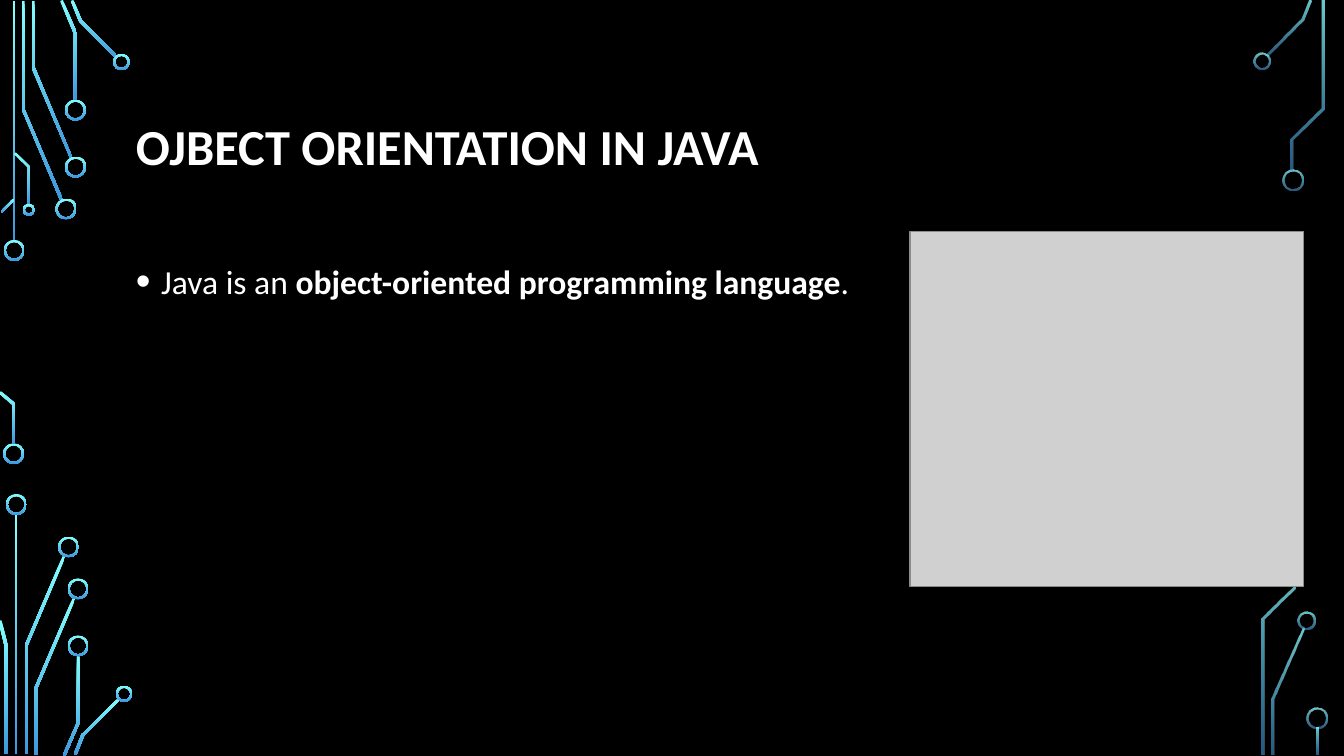
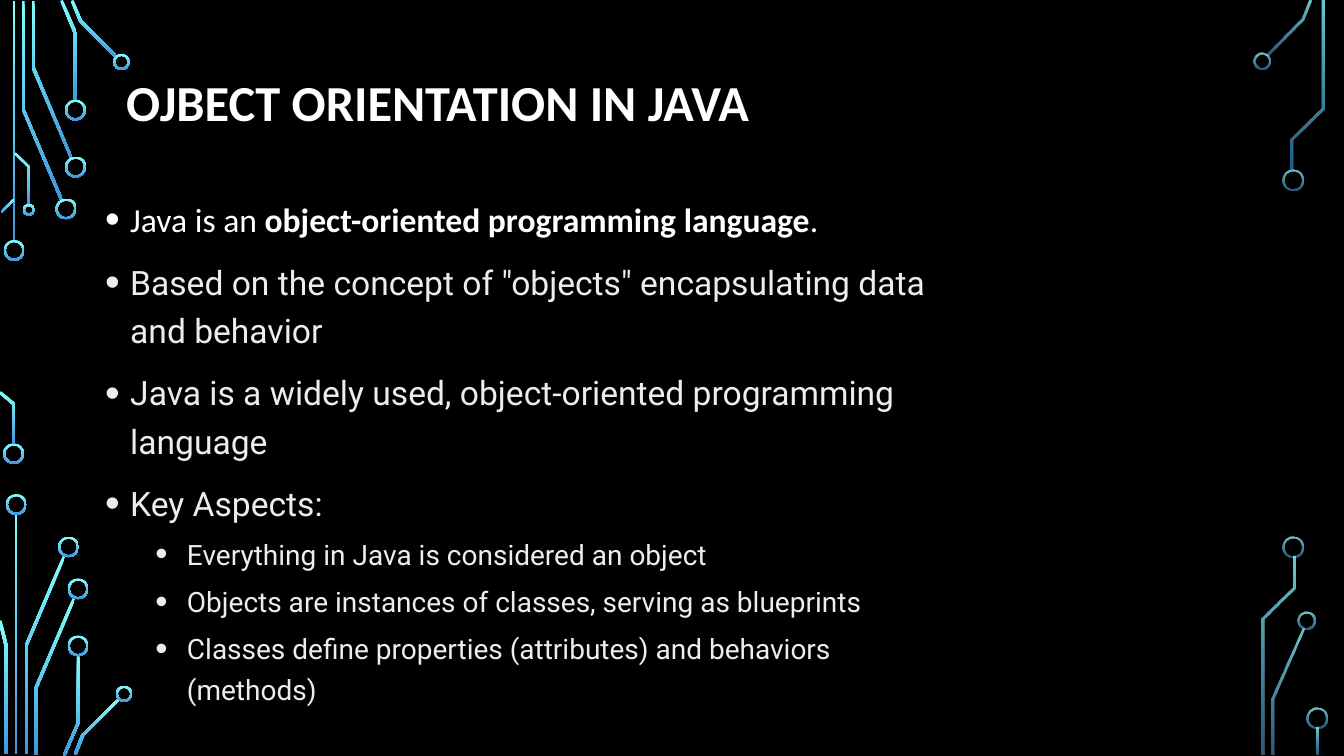
Before and after one commit to Xukialb/AE-4.-Programming-Languages, a slide deck: slide 3 of Java_English - Alberto.pptx (slide 1 before the commit). Drawn at 1344x756 pixels with LibreOffice and Linux fonts; fonts in the diff are those of the drawing; grey boxes stand for pictures; background and template pictures are left out. Boxes give left, top, right and bottom in pixels: in the first picture for what was removed or moved away, otherwise in the second. Text is boxed around its words. In the diff, an @@ line names an element or a change of style, - is before the commit and + after.

```diff
--- a/Java_English - Alberto.pptx
+++ b/Java_English - Alberto.pptx
@@ title "OJBECT ORIENTATION IN JAVA" moved from (x1=136, y1=132, x2=759, y2=166) to (x1=126, y1=88, x2=749, y2=122) @@
@@ text added at (x1=130, y1=208, x2=924, y2=665), 24 pt, text #ECECF1 @@
+• Java is an object-oriented programming language.
+• Based on the concept of "objects" encapsulating data and behavior
+• Java is a widely used, object-oriented programming language
+• Key Aspects:
+  • Everything in Java is considered an object
+  • Objects are instances of classes, serving as blueprints
+  • Classes define properties (attributes) and behaviors (methods)
@@ picture removed at (x1=910, y1=231, x2=1304, y2=586) @@
@@ text removed at (x1=161, y1=270, x2=850, y2=300) @@
-• Java is an object-oriented programming language.
```
Also in this commit, not shown: 2 other slides changed, 3 slides added.
